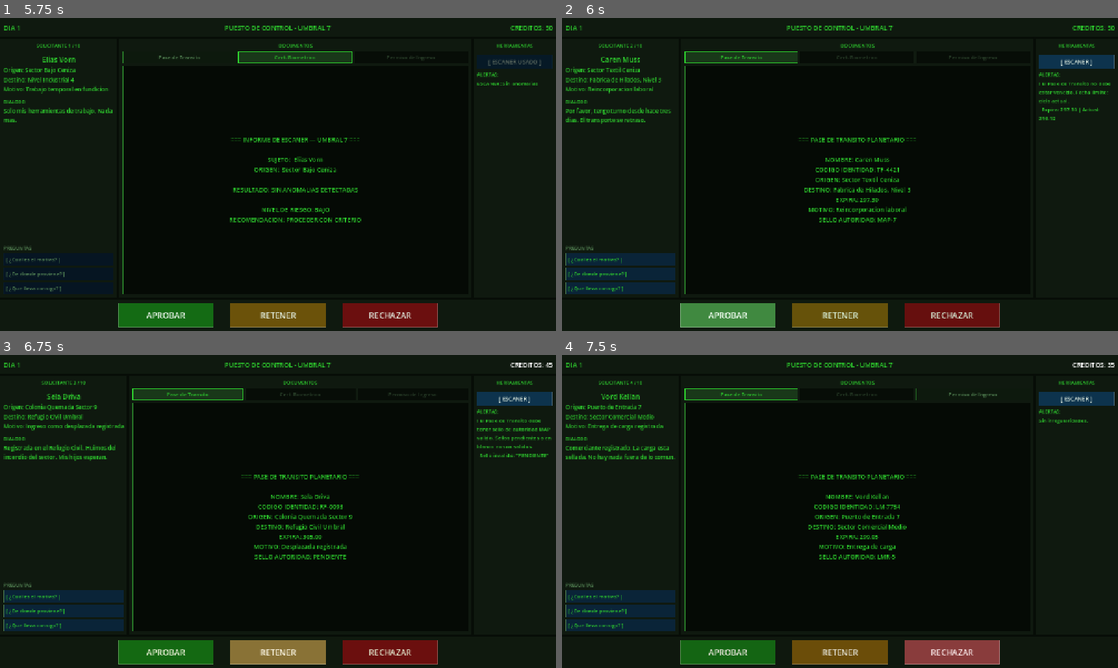
Above: before the commit, frames 1-4 (two rows, left to right).
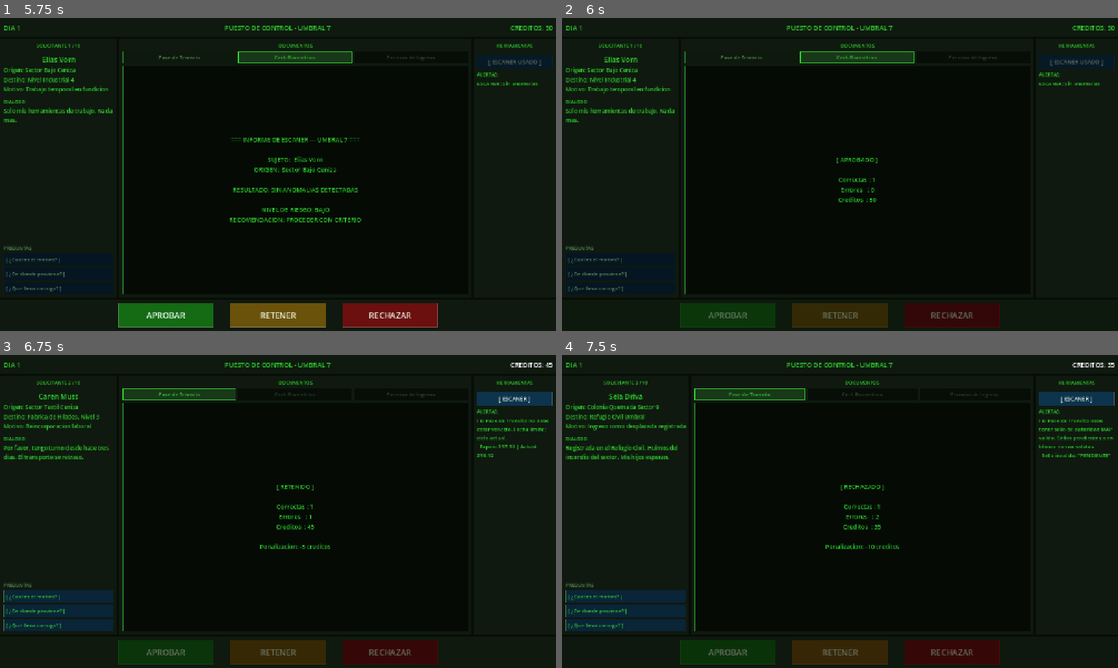
Above: after the commit, the same moments.

Repository: ingenriqueparra-hub/el-ultimo-sello
Game: Godot game, scene res://scenes/main/Main.tscn
Two runs of this game, one before a commit and one after it. Both use one fixed random seed, a clock stepped at 60 frames per second and the inputs below.
Inputs:
- Up to frame 1 (5.75 s): click "COMENZAR" at 0.5 s; click "[ ¿Cual es el motivo? ]" at 1.25 s; click "[ ¿De donde proviene? ]" at 2 s; click "[ ¿Que lleva consigo? ]" at 2.75 s; click "Pase de Transito" at 3.5 s; click "Cert. Biometrico" at 4.25 s; click "[ ESCANER ]" at 5 s
- Up to frame 2 (6 s): click "APROBAR" at 5.75 s
- Up to frame 3 (6.75 s): click "RETENER" at 6.5 s
- Up to frame 4 (7.5 s): click "RECHAZAR" at 7.25 s

Frame 1 is identical in both runs. In frame 2, 8.6% of the frame differs, in the area x 0-100%, y 8-99%; in frame 3, 7.5%; in frame 4, 7.5%.

Commit message:
fix: feedback de decisión visible con acumulado del día
- Pausa de 0.6s entre record() y queue.advance() para que el jugador vea el resultado
- doc_content muestra [APROBADO/RETENIDO/RECHAZADO] + correctas, errores, créditos acumulados
- Penalización visible si aplica
- Antes: el texto se sobreescribía en el mismo frame (invisible para el jugador)

Co-Authored-By: Claude Sonnet 4.6 <noreply@anthropic.com>

Diff:
--- a/game/scripts/ui/ControlDesk.gd
+++ b/game/scripts/ui/ControlDesk.gd
@@ -228,6 +228,7 @@
 		return
 	_set_decision_buttons_enabled(false)
 	decision_system.record(decision, applicant)
+	await get_tree().create_timer(0.6).timeout
 	queue.advance()
 
 func _on_decision_recorded(result: Dictionary) -> void:
@@ -235,10 +236,17 @@
 	_update_status_bar()
 	var label := "APROBADO" if result["decision"] == "approve" \
 		else ("RETENIDO" if result["decision"] == "hold" else "RECHAZADO")
-	var feedback := "[%s]" % label
+	var lines: Array = [
+		"[ %s ]" % label,
+		"",
+		"Correctas : %d" % decision_system.get_correct(),
+		"Errores   : %d" % decision_system.get_errors(),
+		"Creditos  : %d" % credits,
+	]
 	if result["credit_delta"] < 0:
-		feedback += "  CREDITOS: %d" % result["credit_delta"]
-	doc_content.text = feedback
+		lines.append("")
+		lines.append("Penalizacion: %d creditos" % result["credit_delta"])
+	doc_content.text = "\n".join(lines)
 	_last_decision_result = result
 	if _debug_panel != null and _debug_panel.visible:
 		_update_debug_panel(_current_applicant)
